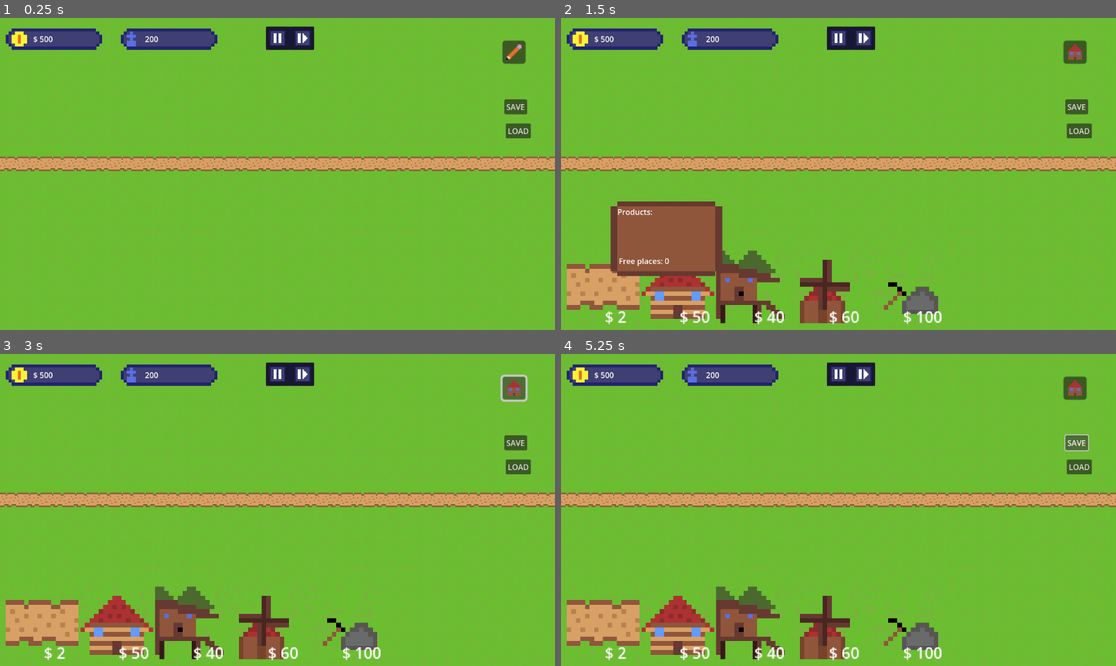
Above: before the commit, frames 1-4 (two rows, left to right).
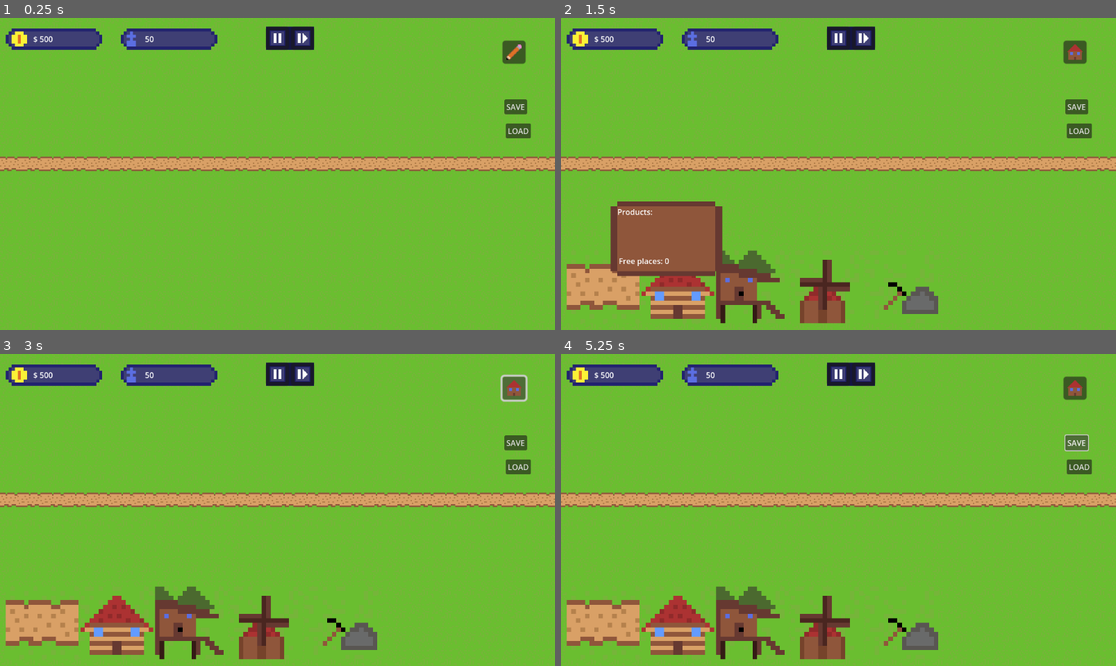
Above: after the commit, the same moments.

Repository: Dev-Karol1111/village
Game: Godot game, scene res://scenes/map.tscn
The game is run twice, just before and just after one commit, with the same random seed, the same clock (stepped at 60 frames per second) and the same inputs.
Inputs (mouse positions are in pixels of both pictures, inside the frame that each line leads up to):
- Up to frame 1 (0.25 s): no input
- Up to frame 2 (1.5 s): click (1077, 52) at 0.5 s; click (605, 286) at 1.27 s
- Up to frame 3 (3 s): click (516, 388) at 2 s; click (516, 388) at 2.75 s
- Up to frame 4 (5.25 s): click (605, 622) at 3.52 s; click (605, 622) at 4.27 s; click "SAVE" at 5 s

The runs differ from the first frame. In frame 1, less than 0.1% of the frame differs, in the area x 26-29%, y 5-8%; in frame 2, 0.5%, in the area x 8-69%, y 5-99%; in frame 3, 0.5%; in frame 4, 0.5%.
Error after the commit: Parse Error: Function "append()" not found in base Dictionary[Vector2i, BettingBase]. (res://scripts/save_managment.gd:29)

Commit message:
Add workers managment

Diff:
--- a/Builds/house.tres
+++ b/Builds/house.tres
@@ -15,11 +15,9 @@
 name = "House"
 game_texture_tileset_x = 2
 edit_texture = SubResource("AtlasTexture_13vpj")
-price = 50
 products_need_to_build = Dictionary[ExtResource("2_13vpj"), int]({
 ExtResource("3_36o3r"): 10,
 ExtResource("4_8i6jo"): 5
 })
-free_places = 3
 type = "build"
 metadata/_custom_type_script = "uid://cmhbmbcpdtriw"
--- a/Builds/lumberjack.tres
+++ b/Builds/lumberjack.tres
@@ -15,11 +15,10 @@
 ExtResource("4_i3ua7"): 2
 })
 product_time = 4
-need_workers = 1
+need_workers = 3
 name = "lumberjack"
 game_texture_tileset_y = 1
 edit_texture = SubResource("AtlasTexture_xaw56")
-price = 40
 products_need_to_build = Dictionary[ExtResource("2_bwo3i"), int]({
 ExtResource("4_i3ua7"): 5
 })
--- a/Builds/mill.tres
+++ b/Builds/mill.tres
@@ -20,11 +20,10 @@
 ExtResource("3_70jsb"): 10
 })
 product_time = 3
-need_workers = 1
+need_workers = 3
 name = "Mill"
 game_texture_tileset_x = 3
 edit_texture = SubResource("AtlasTexture_3k1jn")
-price = 60
 products_need_to_build = Dictionary[ExtResource("2_3k1jn"), int]({
 ExtResource("4_g5vrv"): 2,
 ExtResource("5_4qj0a"): 2
--- a/Builds/mine.tres
+++ b/Builds/mine.tres
@@ -16,12 +16,11 @@
 ExtResource("3_c843u"): 3
 })
 product_time = 5
-need_workers = 1
+need_workers = 4
 name = "Mine"
 game_texture_tileset_x = 1
 game_texture_tileset_y = 1
 edit_texture = SubResource("AtlasTexture_bc7so")
-price = 100
 products_need_to_build = Dictionary[ExtResource("2_c843u"), int]({
 ExtResource("4_6tjtf"): 3,
 ExtResource("3_c843u"): 5
--- a/Builds/road.tres
+++ b/Builds/road.tres
@@ -13,6 +13,5 @@
 name = "Road"
 game_texture_tileset_x = 1
 edit_texture = SubResource("AtlasTexture_nkwov")
-price = 2
 type = "transport"
 metadata/_custom_type_script = "uid://cmhbmbcpdtriw"
--- a/scenes/ui/build_chose.tscn
+++ b/scenes/ui/build_chose.tscn
@@ -17,21 +17,6 @@
 layout_mode = 0
 offset_right = 40.0
 offset_bottom = 40.0
-
-[node name="Label" type="Label" parent="."]
-layout_mode = 1
-anchors_preset = -1
-anchor_left = 0.711
-anchor_top = 0.87700003
-anchor_right = 0.711
-anchor_bottom = 0.87700003
-offset_left = -28.44
-offset_top = -18.080002
-offset_right = 11.559999
-offset_bottom = 4.919998
-grow_horizontal = 0
-grow_vertical = 0
-scale = Vector2(2, 2)
 
 [node name="info" type="TextureRect" parent="."]
 layout_mode = 1
--- a/scripts/autoload/managment.gd
+++ b/scripts/autoload/managment.gd
@@ -1,12 +1,15 @@
 extends Node
 
 var moneys := 500
-var people := 200
+var people := 50
+
+var avaible_workers : int
+var working_places : Dictionary[Vector2i, int] =  {}
 
 var mode := "normal"
 
-var betting : Array[BettingBase] = []
-var production_time : Array[int] = []
+var betting : Dictionary[Vector2i, BettingBase] = {}
+var production_time : Dictionary[Vector2i, int] = {}
 
 var products : Dictionary[String, int] = {"flour" : 100}
 
@@ -23,14 +26,34 @@
 func production_loop() -> void:
 	while running:
 		if speed_time > 0:
-			while len(betting) >= len(production_time):
-				production_time.append(0)
-			for bett in betting:
-				var i := betting.find(bett)
-				production_time[i] += 1
+			for _betting in betting:
+				var bett = betting[_betting]
+				if working_places.has(_betting):
+					if working_places[_betting] == bett.need_workers:
+						pass
+					else:
+						if working_places[_betting] > 0:
+							avaible_workers += working_places[_betting]
+							if (working_places[_betting] - bett.need_workers) > 0:
+								working_places.set(bett, bett.need_workers)
+								avaible_workers -= bett.need_workers
+							else:
+								working_places.set(bett, avaible_workers)
+								avaible_workers = 0
+				else:
+					if (avaible_workers - bett.need_workers) > 0:
+						working_places.set(_betting, bett.need_workers)
+						avaible_workers -= bett.need_workers
+					else:
+						working_places.set(_betting, avaible_workers)
+						avaible_workers = 0
 
-				if production_time[i] >= bett.product_time:
-					production_time[i] = 0
+				if working_places[_betting] != bett.need_workers:
+					continue
+
+				production_time.set(_betting, production_time.get(_betting, 0) + 1)
+				if production_time[_betting] >= bett.product_time:
+					production_time.set(_betting, 0)
 
 					for input_product in bett.input_products.keys():
 						products[input_product.name] -= bett.input_products[input_product]
@@ -44,6 +67,7 @@
 			await get_tree().process_frame
 
 func init():
+	avaible_workers = people
 	var build_list = load("res://Builds/buildsList.tres")
 	for bett in build_list.betting:
 		if bett.free_places > 0:
--- a/scripts/builds_base.gd
+++ b/scripts/builds_base.gd
@@ -7,7 +7,6 @@
 @export var game_texture_tileset_x : int
 @export var game_texture_tileset_y : int
 @export var edit_texture : Texture2D
-@export var price : int = 0
 @export var products_need_to_build : Dictionary[ProductBase, int] = {}
 @export var free_places : int = 0
 @export_enum("transport", "build" ,"betting") var type := "Chose type"
--- a/scripts/map.gd
+++ b/scripts/map.gd
@@ -3,7 +3,7 @@
 @onready var tilemap_layer: TileMapLayer = $TileMapLayer
 @onready var ui_opened_node : Node = $Mode/opened
 
-var block = ["transport", 0] # title cord, source, price, index, list | new - list, index
+var block = ["transport", 0] # list, index
 var block_data : BuildsBase
 
 func _unhandled_input(event: InputEvent) -> void:
@@ -44,11 +44,12 @@
 	for child in ui_opened_node.get_children():
 		child.queue_free()
 
-	for bett in Managment.betting:
+	for bett in Managment.betting.values():
 		var cell = tilemap_layer.get_cell_atlas_coords(tile_coords)
 		if cell.x == bett.game_texture_tileset_x and cell.y == bett.game_texture_tileset_y:
 			var ui = load("res://scenes/ui/build_ui.tscn").instantiate()
 			ui.data = bett
+			ui.cords = tile_coords
 			ui_opened_node.add_child(ui)
 			return
 
@@ -74,7 +75,8 @@
 
 func _place_block(tile_coords: Vector2i) -> void:
 	if block_data.type == "betting":
-		Managment.betting.append(block_data)
+		Managment.betting.set(tile_coords, block_data)
+		#Managment.betting.append(block_data)
 
 	if Vector2i(block_data.game_texture_tileset_x, block_data.game_texture_tileset_y) == Vector2i(1,0): # droga
 		var data = check_road(tile_coords.x, tile_coords.y)
@@ -95,7 +97,7 @@
 
 func _remove_block(tile_coords: Vector2i) -> void:
 	var cell = tilemap_layer.get_cell_atlas_coords(tile_coords)
-	for bett in Managment.betting:
+	for bett in Managment.betting.values():
 		if bett.game_texture_tileset_y == cell.y and bett.game_texture_tileset_x == cell.x:
 			Managment.betting.erase(bett)
 			break
--- a/scripts/ui/build_chose.gd
+++ b/scripts/ui/build_chose.gd
@@ -3,7 +3,6 @@
 var data : BuildsBase
 var edit_menu
 
-@onready var price_label : Label = $Label
 @onready var button : TextureButton = $TextureButton
 
 @onready var info_box : TextureRect = $info
@@ -12,7 +11,6 @@
 # Called when the node enters the scene tree for the first time.
 func _ready() -> void:
 	texture = data.edit_texture
-	price_label.text = "$ %s" % data.price
 	info_box.visible = false
 	update_data()
 	Signals.data_changed_build_info.connect(update_data)
--- a/scripts/ui/build_ui.gd
+++ b/scripts/ui/build_ui.gd
@@ -1,6 +1,7 @@
 extends Control
 
 var data : BettingBase
+var cords: Vector2i
 
 var actual_workers = 0
 var IPD = 11
@@ -17,7 +18,11 @@
 
 func update_data():
 	build_name.text = data.name
-	workers.text = "workers: %s/%s" % [data.need_workers, actual_workers]
+	if Managment.working_places.has(cords):
+		actual_workers = Managment.working_places[cords]
+	else:
+		actual_workers = 0
+	workers.text = "workers: %s/%s" % [actual_workers, data.need_workers]
 	var text = "products:\n"
 	for product in data.input_products.keys():
 		text += " * %s %s/%s \n" % [product.name, Managment.products[product.name], data.input_products[product]]
Not shown, changed: export_presets.cfg
